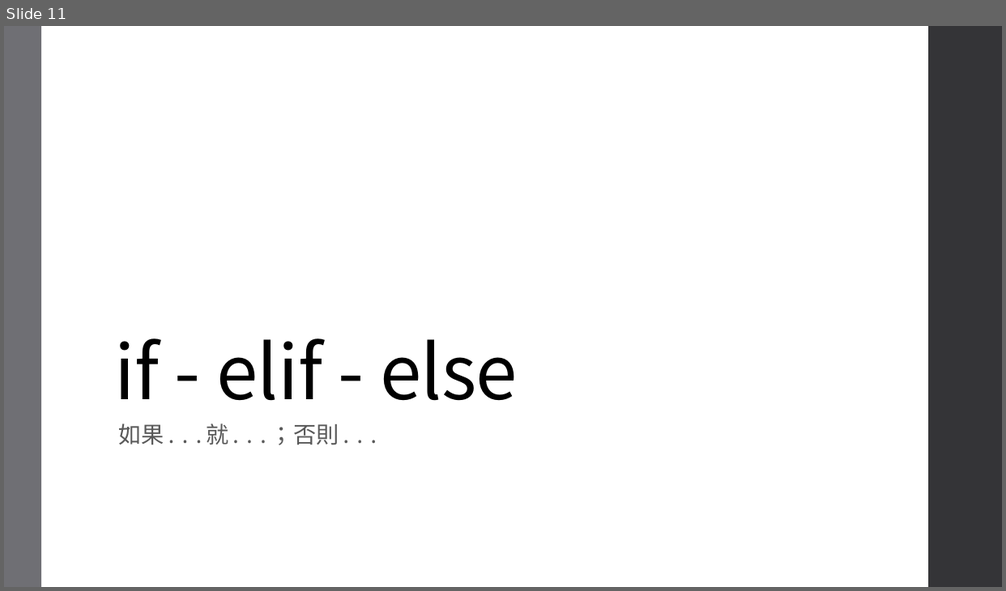
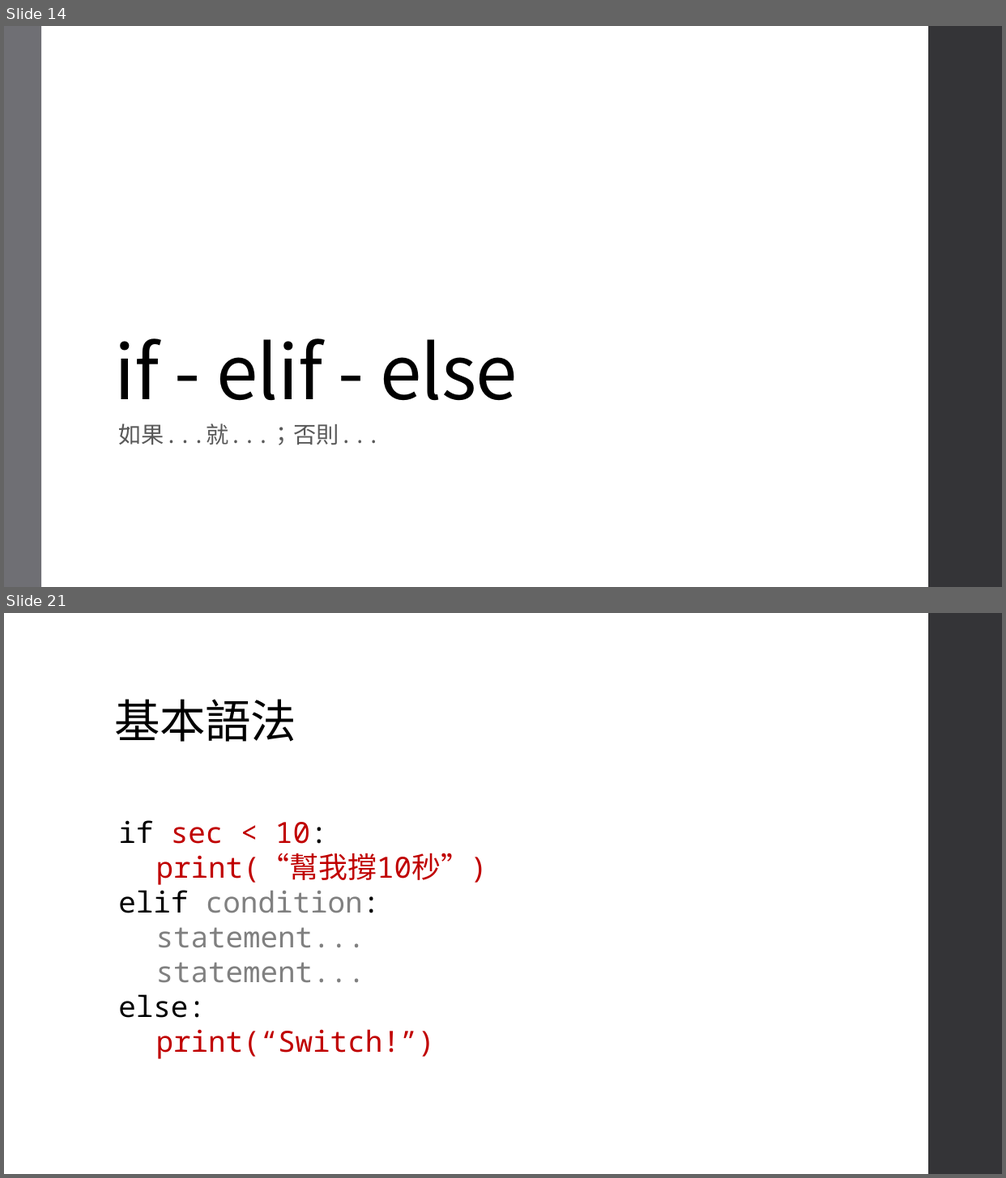
Before and after one commit to an920107/ServiceLearning, a slide deck: Class 3.pptx. Shown one above the other, each under a label of ours: slide 11 before the commit, slides 14 and 21 after it; the slides between them are not shown. The pictures are 1006x591 and 1006x1178 pixels, drawn with LibreOffice and Linux fonts; fonts in the diff are those of the drawing. Boxes give left, top, right and bottom in pixels: in the first picture for what was removed or moved away, otherwise in the second. Text is boxed around its words. In the diff, an @@ line names an element or a change of style, - is before the commit and + after.

```diff
--- a/Class 3.pptx
+++ b/Class 3.pptx
@@ slide 21 added at [4,613,1002,1174], background #FFFFFF; not listed: 1 template element that a slide beside it also shows @@
@@ title added at [115,699,296,742], 44 pt, text #000000 @@
+基本語法
@@ text added at [118,820,488,1059], 28 pt, text #C00000 @@
+if sec < 10:
+print(“幫我撐10秒”)
+elif condition:
+statement...
+statement...
+else:
+print(“Switch!”)
@@ what was slide 11 is now slide 14 @@
```
Also in this commit, not shown: 1 slide changed, 17 other slides added, 1 slide removed.
